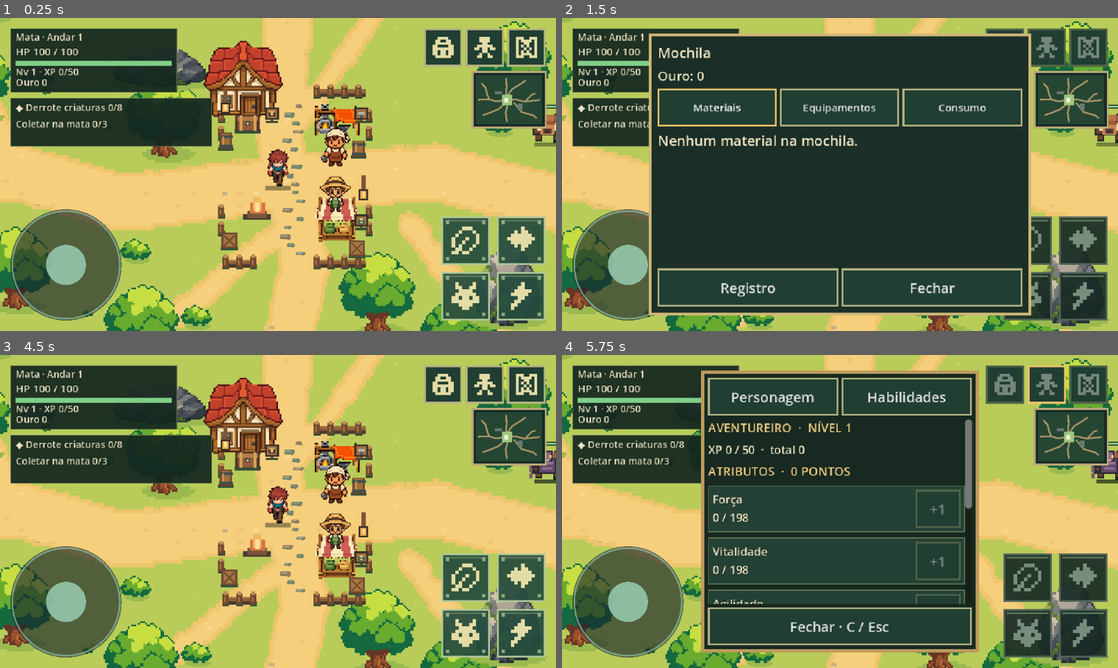
Above: before the commit, frames 1-4 (two rows, left to right).
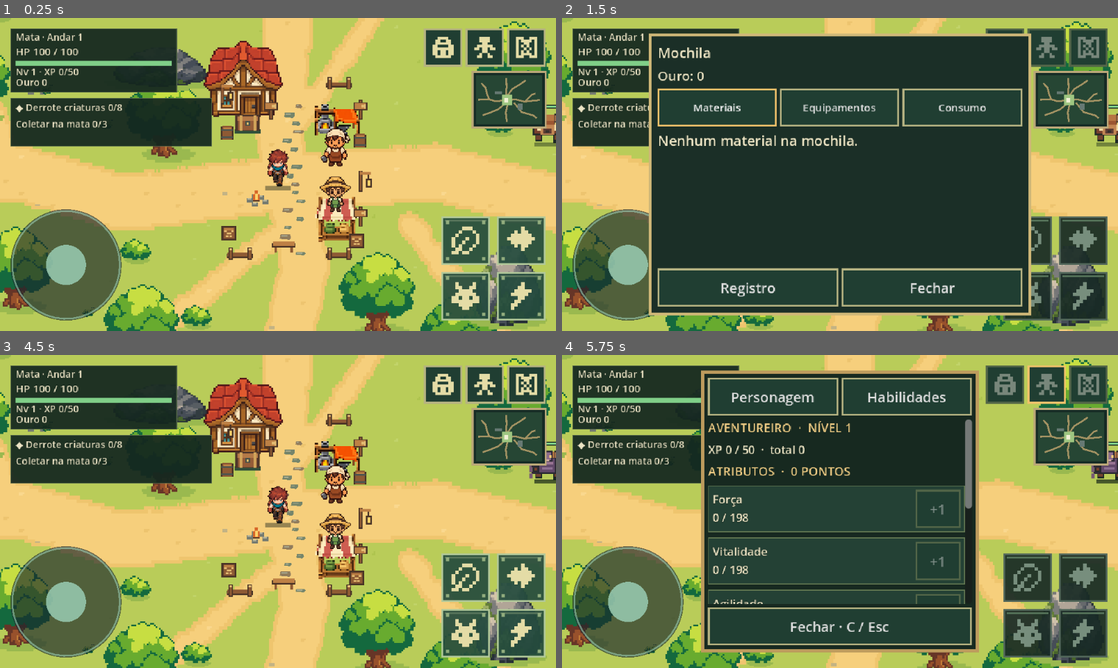
Above: after the commit, the same moments.

Repository: thiagohugo12-dotcom/arveon
Game: Godot game, scene res://scenes/main.tscn
Two runs of this game, one before a commit and one after it. Both use one fixed random seed, a clock stepped at 60 frames per second and the inputs below.
Inputs (mouse positions are in pixels of both pictures, inside the frame that each line leads up to):
- Up to frame 1 (0.25 s): no input
- Up to frame 2 (1.5 s): click (1006, 46) at 0.52 s; click "Materiais" at 1.25 s
- Up to frame 3 (4.5 s): click "Equipamentos" at 2 s; click "Consumo" at 2.75 s; click "Registro" at 3.5 s; click "Fechar" at 4.25 s
- Up to frame 4 (5.75 s): click (1045, 383) at 5.02 s

The runs differ from the first frame. In frame 1, 3.4% of the frame differs, in the area x 5-67%, y 18-81%; in frame 2, less than 0.1%; in frame 3, 3.4%; in frame 4, less than 0.1%.

Commit message:
art(mata): unify small camp props in the approved village style

Diff:
--- a/scripts/presentation/floor_v2_view.gd
+++ b/scripts/presentation/floor_v2_view.gd
@@ -4,6 +4,7 @@
 const NATURE := preload("res://assets/art/mata_v2/nature_simple.png")
 const PATHS := preload("res://assets/art/mata_v2/paths.png")
 const CAMP := preload("res://assets/art/mata_v2/camp_simple.png")
+const PROPS := preload("res://assets/art/mata_v2/camp_props.png")
 const GREEN := Rect2(0,0,88,96)
 const ORANGE := Rect2(96,0,88,96)
 const STONE := Rect2(192,0,48,36)
@@ -14,11 +15,22 @@
 const MARKET := Rect2(104,0,56,56)
 const FORGE := Rect2(168,0,56,56)
 const PORTAL := Rect2(104,64,84,100)
+const FENCE_PROP := Rect2(0,0,32,16)
+const SIGN_PROP := Rect2(32,0,20,28)
+const BARREL_PROP := Rect2(52,0,20,24)
+const CRATE_PROP := Rect2(76,0,20,24)
+const FIRE_PROP := Rect2(0,32,32,32)
+const LANTERN_PROP := Rect2(32,32,24,32)
+const BENCH_PROP := Rect2(64,32,32,32)
+const PEBBLES_PROP := Rect2(96,32,32,24)
 var layout: FloorView
 
 
 func sprite(atlas: Texture2D, region: Rect2, at: Vector2) -> void:
 	layout.draw_texture_rect_region(atlas,Rect2(at-Vector2(region.size.x*0.5,region.size.y),region.size),region)
+
+func prop(region: Rect2, at: Vector2) -> void:
+	sprite(PROPS,region,at)
 
 func shadow(at: Vector2, width: float, height: float) -> void:
 	for i in range(6):
@@ -44,7 +56,10 @@
 	for i in range(56):
 		var at := Vector2(rng.randi_range(20,1175),rng.randi_range(20,875))
 		if layout._free_for_decoration(at):
-			sprite(NATURE,FLOWERS if i%11==0 else STONE if i%19==0 else BUSH if i%23==0 else GRASS,at)
+			if i%19 == 0:
+				prop(PEBBLES_PROP,at+Vector2(0,8))
+			else:
+				sprite(NATURE,FLOWERS if i%11==0 else BUSH if i%23==0 else GRASS,at)
 	# A separate sparse pass makes bushes visible without competing with trees.
 	for at in bush_positions():
 		shadow(at+Vector2(2,1),30,8)
@@ -84,21 +99,17 @@
 	# Compact buildings retain the established service anchors and footprints.
 	for n in range(18):
 		layout._draw_flagstone(Vector2(556+layout._hash(n,71)%21-10,369+n*10),n)
-	for segment: Vector2 in [Vector2(478,515),Vector2(583,641)]:
-		layout._draw_rail(Vector2(segment.x,352),segment.y-segment.x)
-		layout._draw_rail(Vector2(segment.x,548),segment.y-segment.x)
-	for y in [380,400,490,510]:
-		layout._draw_fence(Vector2(473,y))
-		layout._draw_fence(Vector2(643,y))
+	for at in [Vector2(496,352),Vector2(610,352),Vector2(496,548),Vector2(610,548)]:
+		prop(FENCE_PROP,at)
 	# Draw replacements inside the original footprints, not new buildings.
 	layout.draw_texture_rect_region(CAMP,Rect2(452,288,96,96),CABIN)
 	sprite(CAMP,FORGE,SafeCamp.STATIONS["Ferreiro"]+Vector2(0,14))
 	sprite(CAMP,MARKET,SafeCamp.STATIONS["Vendedor"]+Vector2(0,14))
 	layout._draw_chest(SafeCamp.STATIONS["Baú"])
-	for i in range(3):
-		var name: String = ["Baú","Ferreiro","Vendedor"][i]
-		layout._draw_service_sign(SafeCamp.STATIONS[name]+Vector2(28,-10),i)
-	for point: Vector2 in [Vector2(480,411),Vector2(633,420)]: layout._draw_barrel(point)
-	for point: Vector2 in [Vector2(484,526),Vector2(631,535)]: layout._draw_crate(point)
-	for point: Vector2 in [Vector2(479,374),Vector2(638,474)]: layout._draw_lantern(point)
-	layout._draw_fire(Vector2(516,492))
+	for name: String in ["Baú","Ferreiro","Vendedor"]:
+		prop(SIGN_PROP,SafeCamp.STATIONS[name]+Vector2(28,-4))
+	for point: Vector2 in [Vector2(480,411),Vector2(633,420)]: prop(BARREL_PROP,point)
+	for point: Vector2 in [Vector2(484,526),Vector2(631,535)]: prop(CRATE_PROP,point)
+	for point: Vector2 in [Vector2(479,374),Vector2(638,474)]: prop(LANTERN_PROP,point)
+	prop(BENCH_PROP,Vector2(548,544))
+	prop(FIRE_PROP,Vector2(516,492))
--- /dev/null
+++ b/tools/build_camp_props.gd
@@ -0,0 +1,68 @@
+extends SceneTree
+
+const OUT := "res://assets/art/mata_v2/camp_props.png"
+const DARK := Color("#493326")
+const WOOD := Color("#8e5a34")
+const WOOD_LIGHT := Color("#bd8045")
+const CREAM := Color("#e3bb72")
+const STONE := Color("#747a70")
+const STONE_LIGHT := Color("#b5b39a")
+const FIRE := Color("#d76628")
+const FIRE_LIGHT := Color("#ffd36a")
+
+func box(image: Image, at: Vector2i, size: Vector2i, colour: Color) -> void:
+	image.fill_rect(Rect2i(at,size),colour)
+
+func _initialize() -> void:
+	var image := Image.create(128,64,false,Image.FORMAT_RGBA8)
+	# Fence: broad posts and one clean rail.
+	box(image,Vector2i(1,9),Vector2i(30,5),DARK)
+	box(image,Vector2i(2,8),Vector2i(28,4),WOOD)
+	for x in [3,25]:
+		box(image,Vector2i(x,2),Vector2i(5,14),DARK)
+		box(image,Vector2i(x+1,3),Vector2i(3,12),WOOD)
+		box(image,Vector2i(x+1,3),Vector2i(3,2),CREAM)
+	# Direction sign: post, board and one simple arrow.
+	box(image,Vector2i(39,5),Vector2i(4,23),DARK)
+	box(image,Vector2i(40,6),Vector2i(2,21),WOOD)
+	box(image,Vector2i(33,8),Vector2i(16,9),DARK)
+	box(image,Vector2i(34,9),Vector2i(13,7),WOOD_LIGHT)
+	box(image,Vector2i(42,11),Vector2i(4,3),CREAM)
+	box(image,Vector2i(45,10),Vector2i(2,5),CREAM)
+	# Barrel and crate.
+	box(image,Vector2i(56,8),Vector2i(15,15),DARK)
+	box(image,Vector2i(58,7),Vector2i(11,16),WOOD)
+	box(image,Vector2i(59,9),Vector2i(9,3),WOOD_LIGHT)
+	for y in [11,19]: box(image,Vector2i(57,y),Vector2i(13,2),Color("#4b5550"))
+	box(image,Vector2i(77,7),Vector2i(17,17),DARK)
+	box(image,Vector2i(79,9),Vector2i(13,13),WOOD)
+	box(image,Vector2i(80,10),Vector2i(11,2),WOOD_LIGHT)
+	for offset in range(3):
+		box(image,Vector2i(80+offset*3,12+offset*3),Vector2i(3,2),CREAM)
+		box(image,Vector2i(88-offset*3,12+offset*3),Vector2i(3,2),CREAM)
+	# Campfire: five broad stones and a compact flame.
+	for at in [Vector2i(4,49),Vector2i(10,45),Vector2i(17,46),Vector2i(22,51),Vector2i(10,54)]:
+		box(image,at,Vector2i(7,5),STONE)
+		box(image,at+Vector2i(1,0),Vector2i(4,2),STONE_LIGHT)
+	box(image,Vector2i(11,47),Vector2i(8,6),DARK)
+	box(image,Vector2i(13,40),Vector2i(4,12),FIRE)
+	box(image,Vector2i(11,45),Vector2i(8,7),FIRE)
+	box(image,Vector2i(14,44),Vector2i(3,7),FIRE_LIGHT)
+	# Lantern post: simple upright timber and gold window.
+	box(image,Vector2i(39,36),Vector2i(4,24),DARK)
+	box(image,Vector2i(40,36),Vector2i(2,22),WOOD)
+	box(image,Vector2i(40,37),Vector2i(13,3),WOOD_LIGHT)
+	box(image,Vector2i(49,40),Vector2i(2,5),DARK)
+	box(image,Vector2i(47,45),Vector2i(7,10),DARK)
+	box(image,Vector2i(49,47),Vector2i(3,6),FIRE_LIGHT)
+	# Bench and pebble group.
+	box(image,Vector2i(65,49),Vector2i(27,5),DARK)
+	box(image,Vector2i(66,47),Vector2i(25,5),WOOD_LIGHT)
+	box(image,Vector2i(68,54),Vector2i(3,6),WOOD)
+	box(image,Vector2i(86,54),Vector2i(3,6),WOOD)
+	for at in [Vector2i(100,51),Vector2i(107,47),Vector2i(114,52)]:
+		box(image,at,Vector2i(7,5),STONE)
+		box(image,at+Vector2i(1,0),Vector2i(4,2),STONE_LIGHT)
+	image.save_png(OUT)
+	print("Wrote ",OUT)
+	quit()
Binary file added: assets/art/mata_v2/camp_props.png
Binary file added: docs/screenshots/mata-v2/props_390x844.png
Binary file added: docs/screenshots/mata-v2/props_640x360.png
Not shown, added: docs/CAMP_PROPS_V2_REPORT.md
